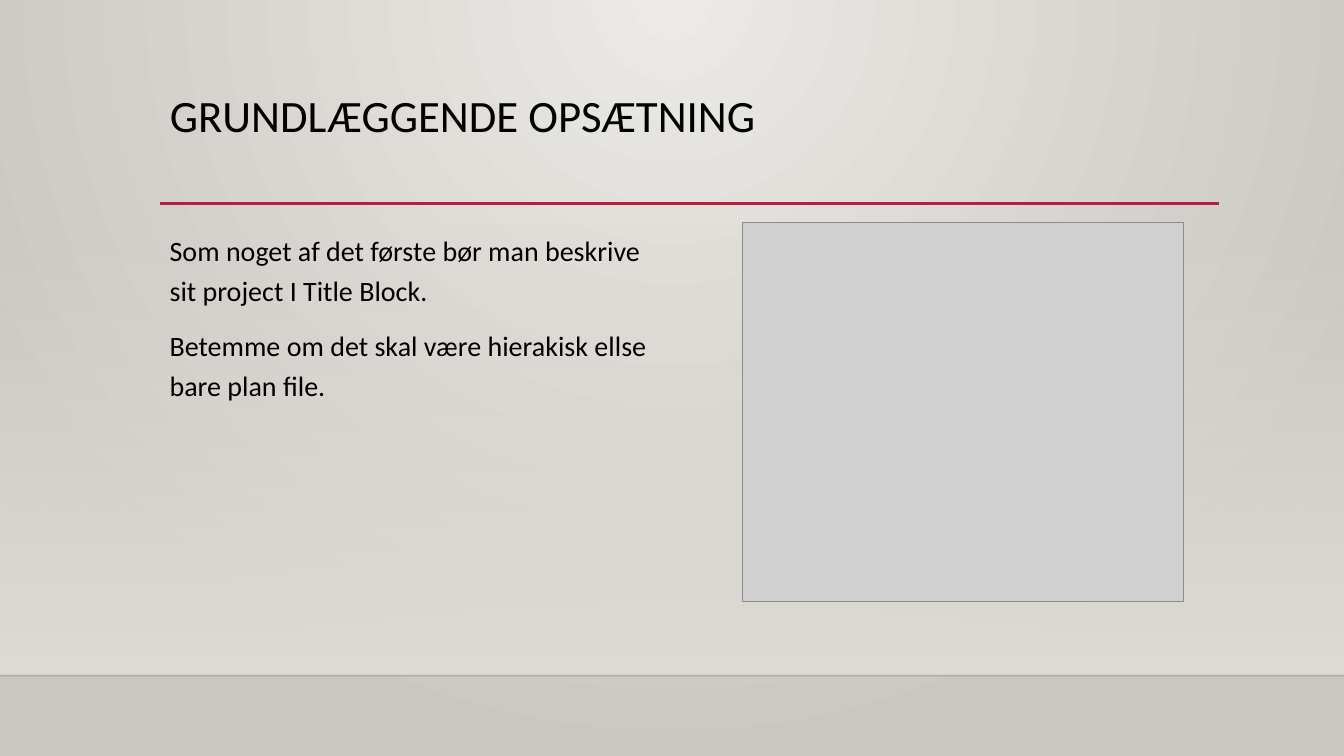
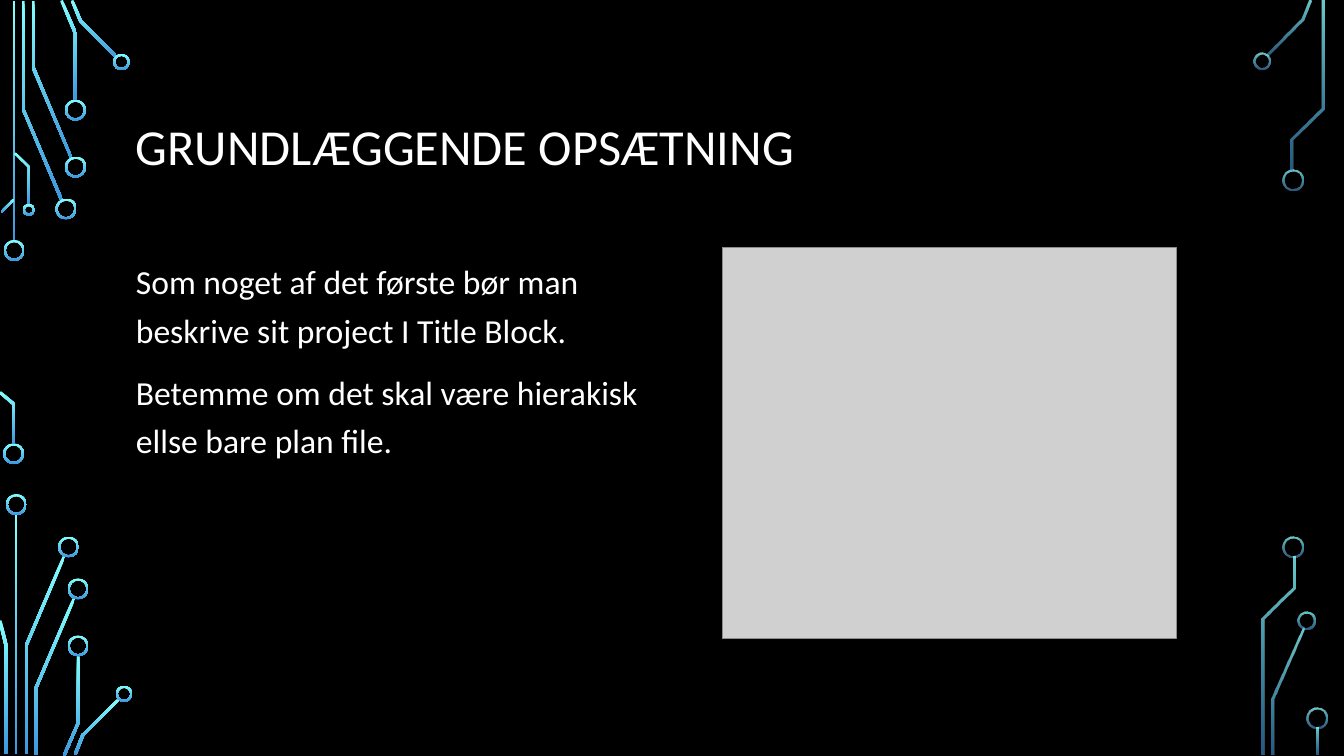
Before and after one commit to gert-lauritsen/Kicad-schematic, a slide deck: slide 4 of Kicad Schematic.pptx. Drawn at 1344x756 pixels with LibreOffice and Linux fonts; fonts in the diff are those of the drawing; grey boxes stand for pictures; background and template pictures are left out. Boxes give left, top, right and bottom in pixels: in the first picture for what was removed or moved away, otherwise in the second. Text is boxed around its words. In the diff, an @@ line names an element or a change of style, - is before the commit and + after.

```diff
--- a/Kicad Schematic.pptx
+++ b/Kicad Schematic.pptx
@@ background gradient #ECEAE7 to #CAC7C1 to picture (left out) @@
@@ title "GRUNDLÆGGENDE OPSÆTNING": place and size @@
-title "GRUNDLÆGGENDE OPSÆTNING" at [170,103,755,133]
+title "GRUNDLÆGGENDE OPSÆTNING" at [136,132,794,166]
@@ title "GRUNDLÆGGENDE OPSÆTNING" at [136,132,794,166]: size 32 to 36 pt, text colour #000000 to #FFFFFF; vertical alignment top to middle @@
@@ line removed from (160, 204) to (1220, 204) @@
@@ rectangle removed at [0,223,1344,676] @@
@@ text "Som noget af det første ...": place and size @@
-text "Som noget af det første ..." at [170,241,646,401]
+text "Som noget af det første ..." at [136,270,637,459]
@@ text "Som noget af det første ..." at [136,270,637,459]: size 20 to 24 pt, text colour #000000 to #FFFFFF @@
@@ picture: place and size @@
-picture at [743,223,1185,602]
+picture at [722,248,1176,638]
@@ line removed from (0, 676) to (1344, 676) @@
@@ group added at [0,0,1328,756]: 33 freeform shapes, 3 rectangles @@
```
Also in this commit, not shown: 12 other slides changed, 1 slide added, 1 other file.
